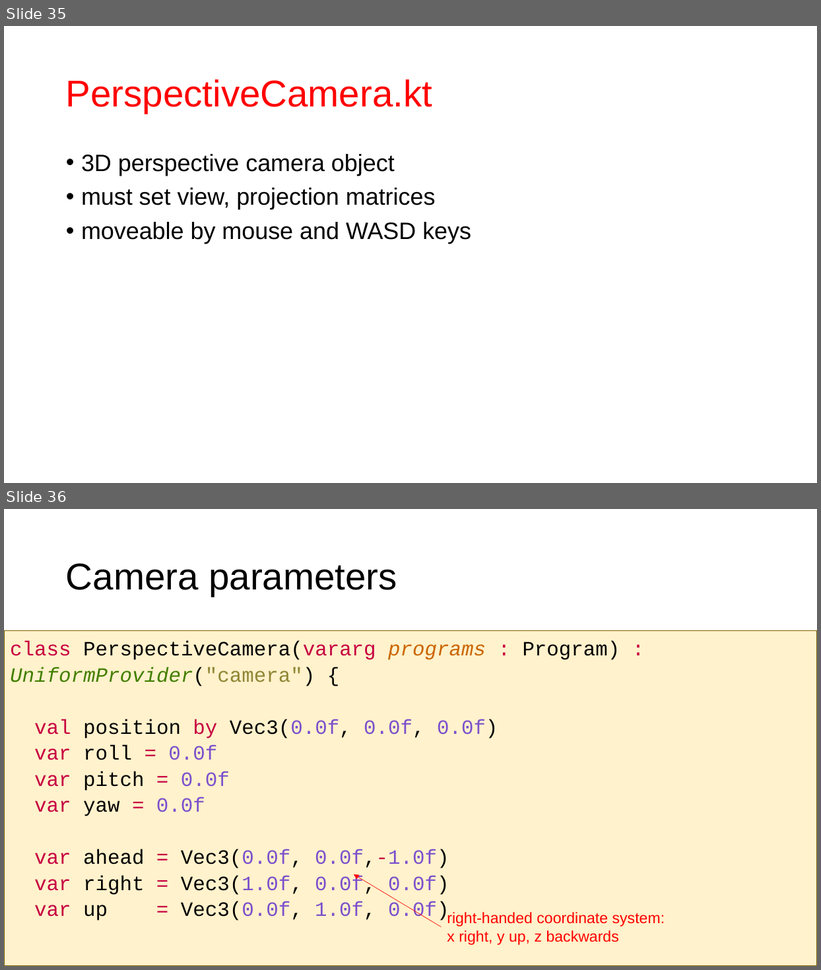
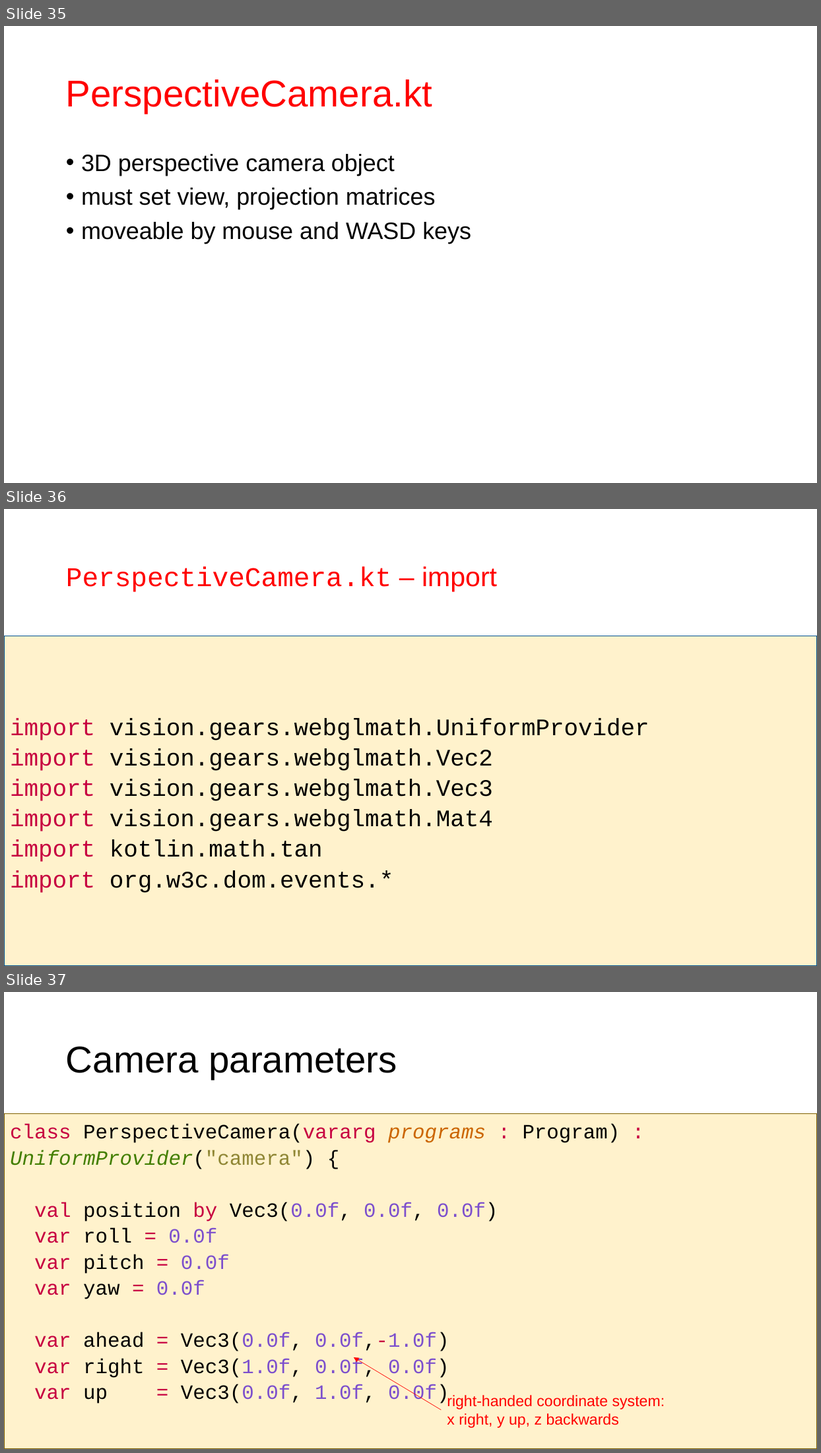
Before and after one commit to szecsi/kogfactory, a slide deck: projects/kog.040.020-camera/aitcg320 - Camera 3D.pptx. Shown one above the other, each under a label of ours: slides 35 and 36 before the commit, slides 35, 36 and 37 after it. The pictures are 821x970 and 821x1453 pixels, drawn with LibreOffice and Linux fonts; fonts in the diff are those of the drawing. Boxes give left, top, right and bottom in pixels: in the first picture for what was removed or moved away, otherwise in the second. Text is boxed around its words. In the diff, an @@ line names an element or a change of style, - is before the commit and + after.

```diff
--- a/projects/kog.040.020-camera/aitcg320 - Camera 3D.pptx
+++ b/projects/kog.040.020-camera/aitcg320 - Camera 3D.pptx
@@ slide 36 added at (4,509,817,966), background #FFFFFF @@
@@ title added at (66,566,497,592), 32 pt, text #FF0000 @@
+PerspectiveCamera.kt – import
@@ rectangle added at (4,636,817,966), fill #FFF2CC, outline #00538E 1 pt, 28 pt, text #000000 @@
+import vision.gears.webglmath.UniformProvider
+import vision.gears.webglmath.Vec2
+import vision.gears.webglmath.Vec3
+import vision.gears.webglmath.Mat4
+import kotlin.math.tan
+import org.w3c.dom.events.*
@@ what was slide 36 is now slide 37 @@
```
Also in this commit, not shown: 1 slide changed, 6 other files.
